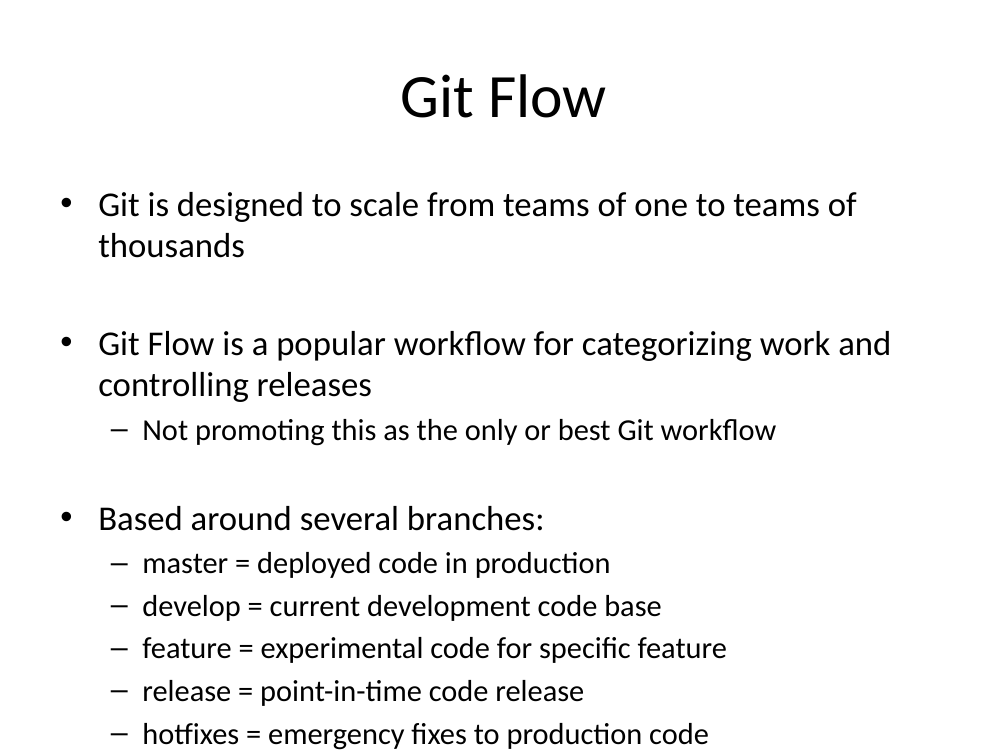
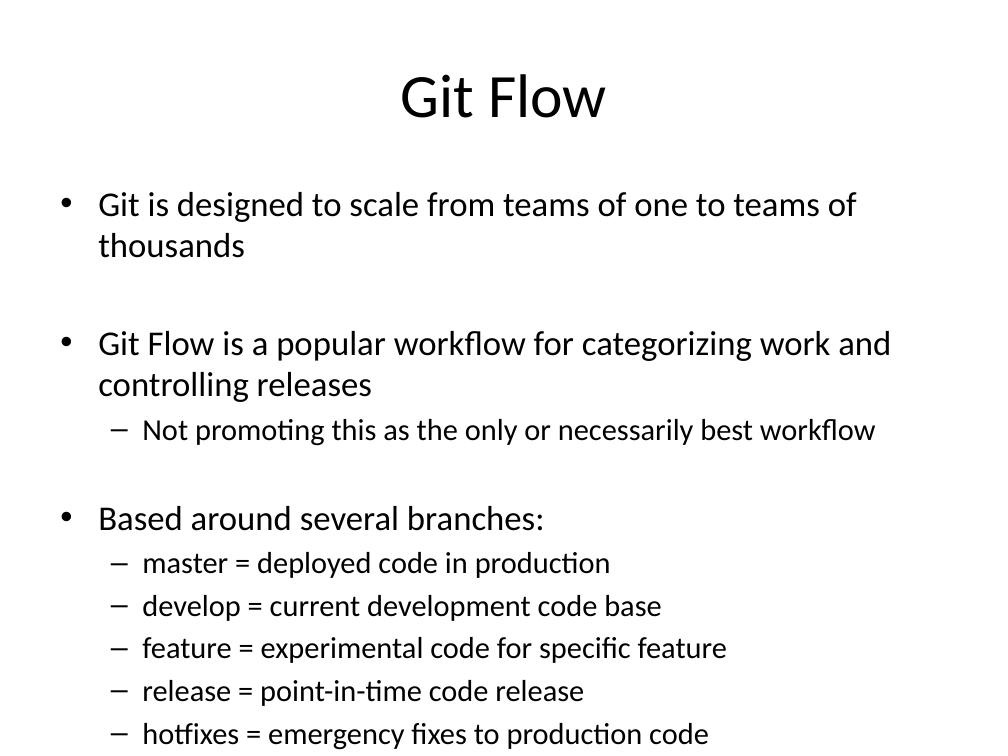
Before and after one commit to jasondbaker/infrastructure-class, a slide deck: slide 13 of infrastructure-week-2.pptx. Drawn at 1008x756 pixels with LibreOffice and Linux fonts; fonts in the diff are those of the drawing. Boxes give left, top, right and bottom in pixels: in the first picture for what was removed or moved away, otherwise in the second. Text is boxed around its words. In the diff, an @@ line names an element or a change of style, - is before the commit and + after.

```diff
--- a/infrastructure-week-2.pptx
+++ b/infrastructure-week-2.pptx
@@ text at bbox=[142, 419, 876, 446]: text changed @@
-  – Not promoting this as the only or best Git workflow
+  – Not promoting this as the only or necessarily best workflow
```
Also in this commit, not shown: 4 other slides changed, 9 other files.
